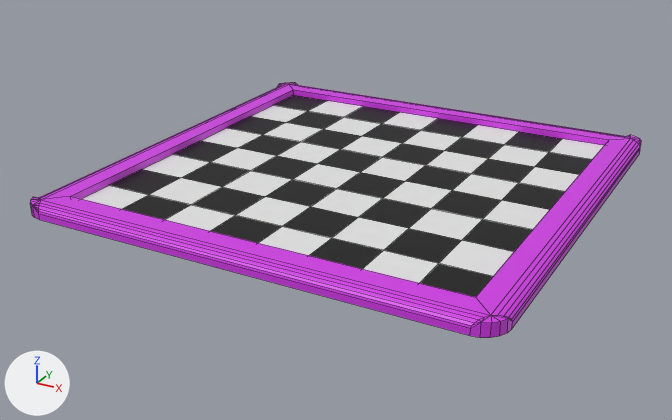
The Blender file models/board/board.blend as it was, and as the next commit left it.
Camera for both pictures: a 50 mm camera at (10.39, -20.21, 8.87) aimed at (-0.37, -0.65, -0.91). The lights are fixed; the arrows at lower left show +X, +Y and +Z. Mesh edges are drawn as thin lines.
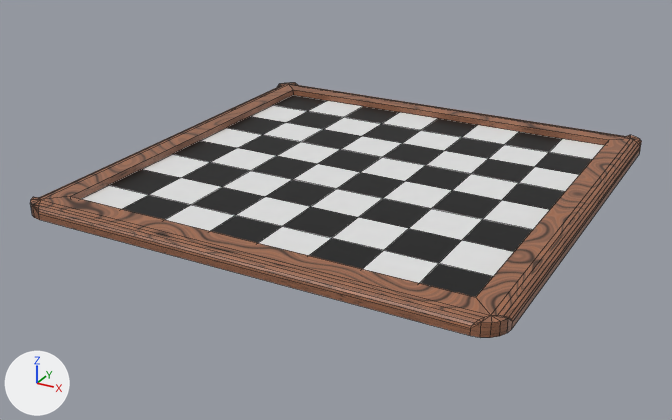
Patch to the scene script:
```diff
--- a/models/board/board.blend.py
+++ b/models/board/board.blend.py
@@ mat_borderwood @@
+mat_borderwood = bpy.data.materials.new('BorderWood')
+# nodes: BsdfPrincipled, OutputMaterial, TexMagic, TexNoise, ValToRGB
+# colours: black #000000, brown #ab7559, brown #a26643
@@ me_cube_001 @@
 me_cube_001.from_pydata(...)  # 185 vertices, 177 faces; spans x -1.0..1.0, y -1.0..1.0, z -1.0..1.0
 # used by ob_cube; location = (0.0, 0.0, 0.0); scale = (6.0, 6.0, 0.172)
+# me_cube_001 part 1: all 113 faces that had it switch from mat_border (pink #d339e7) to mat_borderwood
 me_cube_001.materials.append(mat_white)
```

What differs and where, as boxes [x1, y1, x2, y2] in the pictures (672 x 420 px):
part 1 of me_cube_001, recoloured (pink to brown)
    both: [30, 83, 641, 338]
